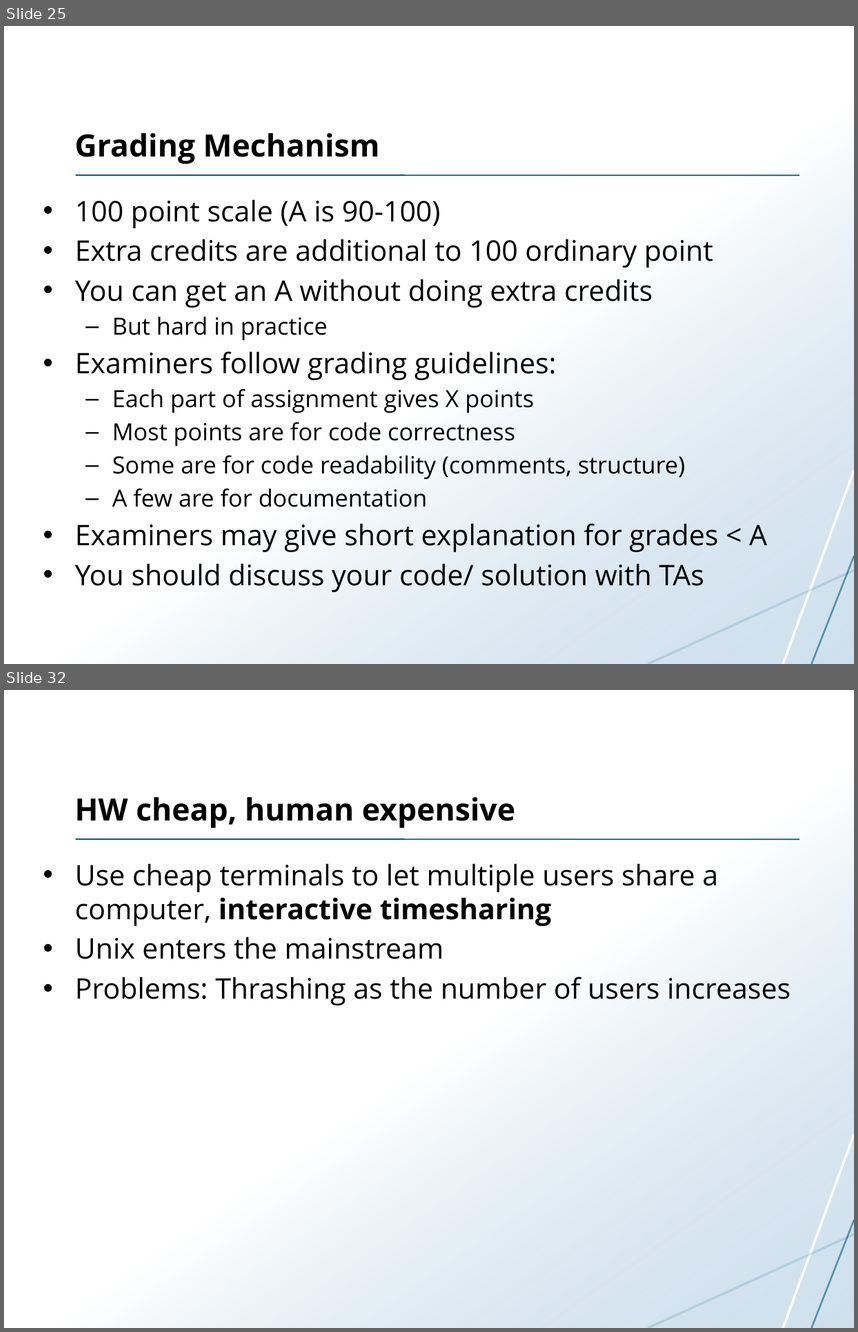
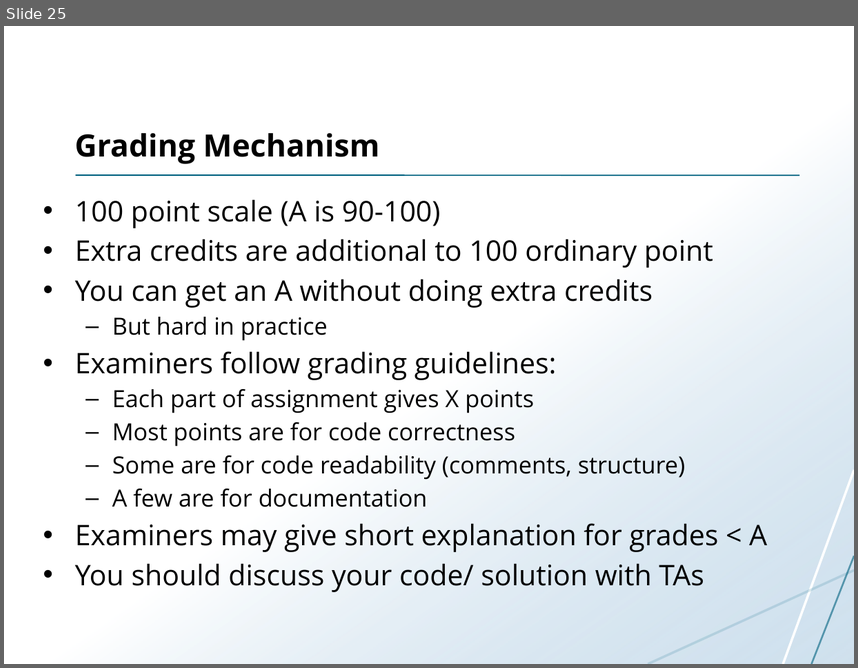
Before and after one commit to uit-inf-2201-s17/uit-inf-2201-s17.github.io, a slide deck: lectures/01-introduction.pptx. Shown one above the other, each under a label of ours: slides 25 and 32 before the commit, slide 25 after it; the slides between them are not shown. The pictures are 858x1332 and 858x668 pixels, drawn with LibreOffice and Linux fonts; fonts in the diff are those of the drawing. Boxes give left, top, right and bottom in pixels: in the first picture for what was removed or moved away, otherwise in the second. Text is boxed around its words. In the diff, an @@ line names an element or a change of style, - is before the commit and + after.

```diff
--- a/lectures/01-introduction.pptx
+++ b/lectures/01-introduction.pptx
@@ slide 32 removed at (4,690,854,1328), background #FFFFFF; not listed: 5 template elements that a slide beside it also shows @@
@@ title removed at (75,797,515,828) @@
-HW cheap, human expensive
@@ text removed at (75,863,791,1005) @@
-• Use cheap terminals to let multiple users share a computer, interactive timesharing
-• Unix enters the mainstream
-• Problems: Thrashing as the number of users increases
```
Also in this commit, not shown: 3 slides changed, 1 slide added, 7 other slides removed.
